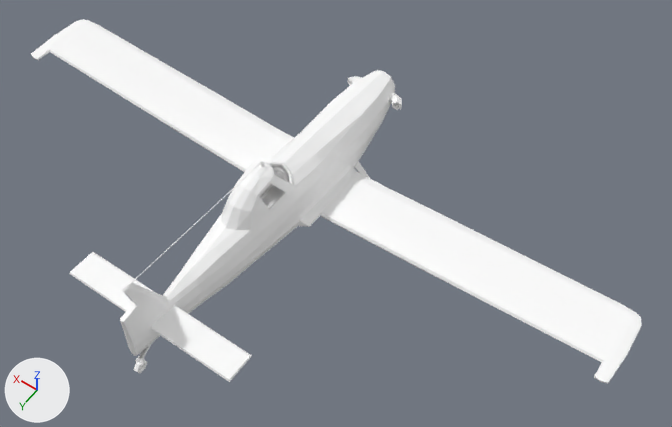
Before and after pictures for a commit that changed the Blender file Assets/NACHITEN/models/SM_Veh_Plane_Stunt_01.blend.
One viewpoint serves both versions: a 50 mm camera at (-8.01, 8.81, 14.6) aimed at (-1.14, -0.8, -0.5). Lighting does not change. The marker at lower left points along +X, +Y and +Z. The first picture is the older version.

Objects in the first picture: 'SM_Veh_Plane_Stunt_01', 'SM_Veh_Plane_Stunt_01_Wing_L'.
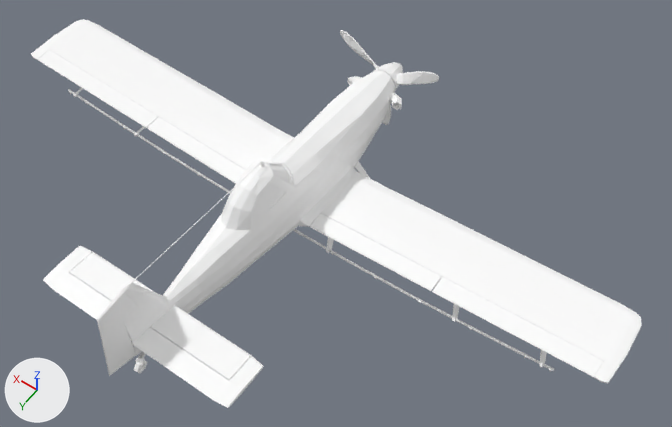
Where the newer file only moved an object's origin or applied its transform, the numbers keep the older frame.

Where the change shows, as pixel boxes [x1, y1, x2, y2] in the pictures (672 x 427 px):
'SM_Veh_Plane_Stunt_01_Flap_fr_02', shown
    after: [432, 277, 604, 377]
'SM_Veh_Plane_Stunt_01_Flap_rr_01', shown
    after: [133, 327, 264, 408]
'SM_Veh_Plane_Stunt_01_Flap_fr_01', shown
    after: [310, 213, 442, 291]
'SM_Veh_Plane_Stunt_01_Flap_Tail', shown
    after: [97, 290, 137, 376]
'SM_Veh_Plane_Stunt_01_Flap_fl_02', shown
    after: [38, 50, 158, 128]
'SM_Veh_Plane_Stunt_01_Flap_rl_01', shown
    after: [43, 246, 111, 320]
'SM_Veh_Plane_Stunt_01_Flap_fl_01', shown
    after: [147, 117, 246, 183]
'SM_Veh_Plane_Stunt_01_Crop_Duster', shown
    after: [68, 88, 554, 371]
'SM_Veh_Plane_Stunt_01_Prop', shown
    after: [340, 30, 439, 125]
'SM_Veh_Plane_Stunt_01_Glass', shown
    after: [259, 165, 291, 208]

What changed in the scene script:
```text
Change ob_sm_veh_plane_stunt_01_prop:
    remove ob_sm_veh_plane_stunt_01_prop.hide_set(True)
Change ob_sm_veh_plane_stunt_01_crop_duster:
    remove ob_sm_veh_plane_stunt_01_crop_duster.hide_set(True)
Change ob_sm_veh_plane_stunt_01_flap_fl_02:
    remove ob_sm_veh_plane_stunt_01_flap_fl_02.hide_set(True)
Change ob_sm_veh_plane_stunt_01_flap_fl_01:
    remove ob_sm_veh_plane_stunt_01_flap_fl_01.hide_set(True)
Change ob_sm_veh_plane_stunt_01_glass:
    remove ob_sm_veh_plane_stunt_01_glass.hide_set(True)
Change ob_sm_veh_plane_stunt_01_flap_tail:
    remove ob_sm_veh_plane_stunt_01_flap_tail.hide_set(True)
Change ob_sm_veh_plane_stunt_01_flap_rr_01:
    remove ob_sm_veh_plane_stunt_01_flap_rr_01.hide_set(True)
Change ob_sm_veh_plane_stunt_01_flap_fr_02:
    remove ob_sm_veh_plane_stunt_01_flap_fr_02.hide_set(True)
Change ob_sm_veh_plane_stunt_01_flap_fr_01:
    remove ob_sm_veh_plane_stunt_01_flap_fr_01.hide_set(True)
Change ob_sm_veh_plane_stunt_01_flap_rl_01:
    remove ob_sm_veh_plane_stunt_01_flap_rl_01.hide_set(True)
```
